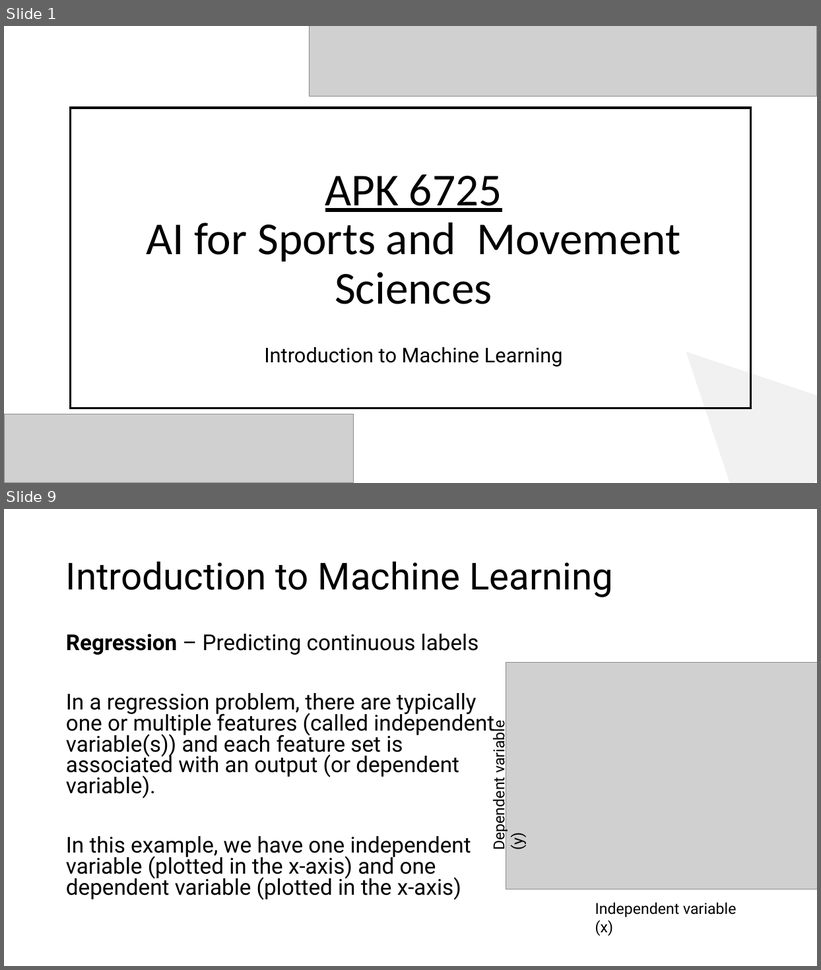
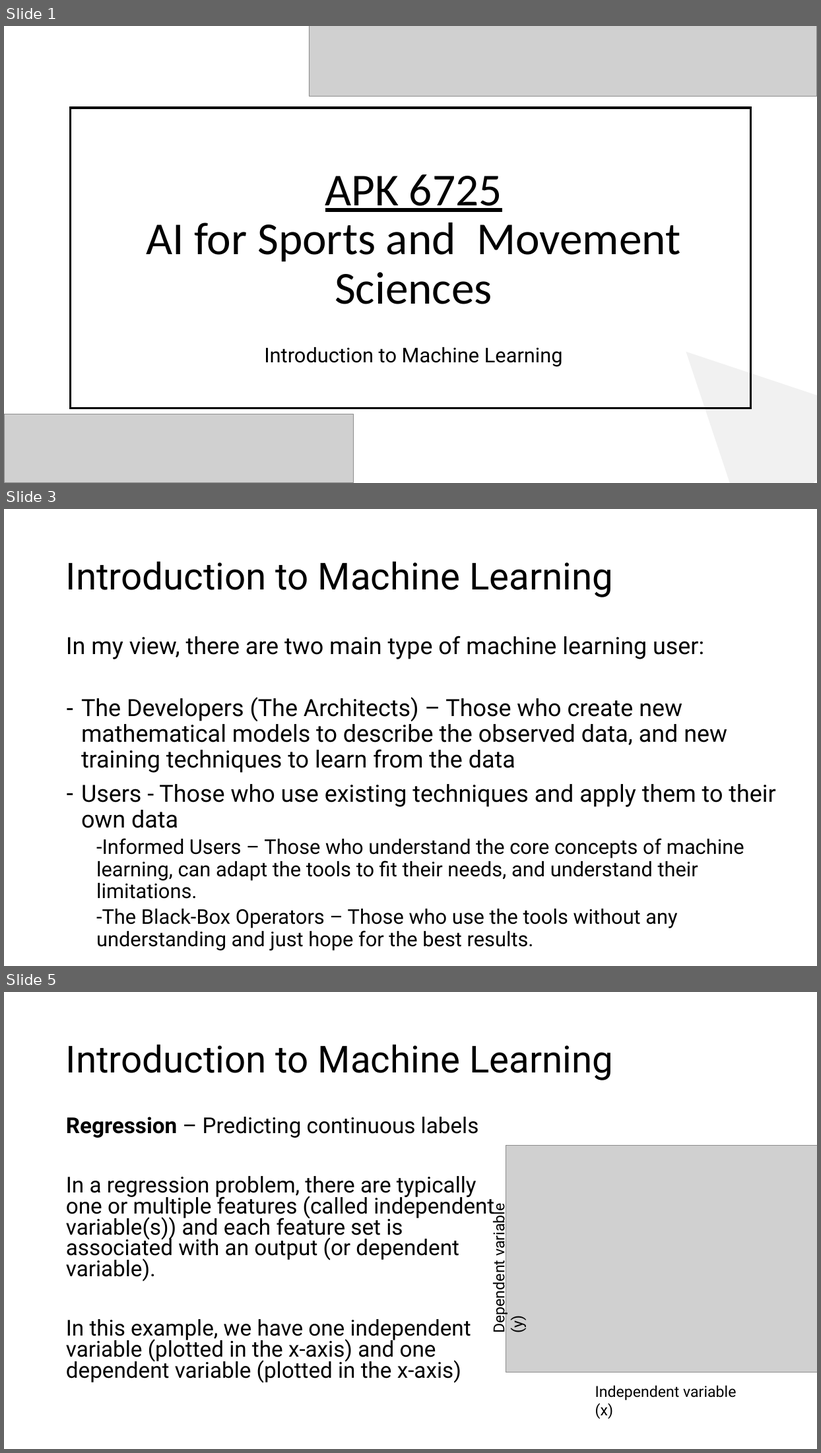
Before and after one commit to dguari1/AIforMovementScience, a slide deck: Introduction to Machine Learning.pptx. Shown one above the other, each under a label of ours: slides 1 and 9 before the commit, slides 1, 3 and 5 after it; the slides between them are not shown. The pictures are 821x970 and 821x1453 pixels, drawn with LibreOffice and Linux fonts; fonts in the diff are those of the drawing; grey boxes stand for pictures. Boxes give left, top, right and bottom in pixels: in the first picture for what was removed or moved away, otherwise in the second. Text is boxed around its words. In the diff, an @@ line names an element or a change of style, - is before the commit and + after.

```diff
--- a/Introduction to Machine Learning.pptx
+++ b/Introduction to Machine Learning.pptx
@@ slide 3 added at <box>4,509,817,966</box>, background #FFFFFF @@
@@ title added at <box>66,561,613,597</box>, 44 pt, text #000000 @@
+Introduction to Machine Learning
@@ text added at <box>66,636,776,951</box>, 28 pt, text #000000 @@
+In my view, there are two main type of machine learning user:
+– The Developers (The Architects) – Those who create new mathematical models to describe the observed data, and new training techniques to learn from the data
+– Users - Those who use existing techniques and apply them to their own data
+  -Informed Users – Those who understand the core concepts of machine learning, can adapt the tools to fit their needs, and understand their limitations.
+  -The Black-Box Operators – Those who use the tools without any understanding and just hope for the best results.
@@ what was slide 9 is now slide 5 @@
```
Also in this commit, not shown: 3 slides changed, 2 other files.
